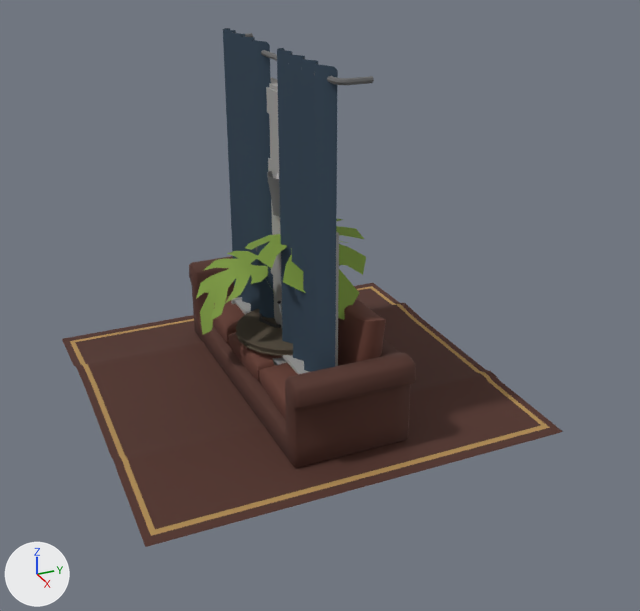
One commit to the glTF model public/scene/living-room.glb: the scene before it, then after it.
Rendered twice from a 50 mm lens placed at (4.98, -2.01, 3.01), pointed at (0.28, 0.1, 0.66). Arrows for +X, +Y and +Z are at lower left; the lights stay in place. The older version comes first. Vertices at exactly the same position are counted once.

The older version as bpy lines, for what is in view:
```python
me_coffee_table = bpy.data.meshes.new('coffee_table')
me_coffee_table.from_pydata(...)  # 300 vertices, 592 faces; spans x -0.355..0.355, y -0.355..0.355, z 0.0..0.42
me_coffee_table.materials.append(mat_wood)  # brown #554b3c
me_houseplant = bpy.data.meshes.new('houseplant')
me_houseplant.from_pydata(...)  # 195 vertices, 245 faces; spans x -0.616..0.616, y -0.556..0.556, z 0.0..1.15
# faces by material slot: [86, 6, 153]
me_houseplant.materials.append(mat_black)  # black #2f2f2f
me_houseplant.materials.append(mat_brown)  # brown #554b3c
me_houseplant.materials.append(mat_plant_green)  # green #7b983a
me_rug = bpy.data.meshes.new('rug')
me_rug.from_pydata(...)  # 60 vertices, 98 faces; spans x -1.3..1.3, y -1.34..1.34, z 0.0..0.03
# faces by material slot: [58, 40]
me_rug.materials.append(mat_rug_main)  # brown #512f25
me_rug.materials.append(mat_rug_trim)  # brown #b18c52
ob_coffee_table = bpy.data.objects.new('coffee_table', me_coffee_table)
ob_coffee_table.location = (0.0, 0.0, 0.0)
ob_houseplant = bpy.data.objects.new('houseplant', me_houseplant)
ob_houseplant.location = (0.0, 0.0, 0.0)
ob_rug = bpy.data.objects.new('rug', me_rug)
ob_rug.location = (0.0, 0.0, 0.0)
# also in view: 'couch' at (0.0, 0.0, 0.4); 'door' at (0.0, 0.0, 1.0); 'curtains' at (0.0, 0.0, 1.12)
```
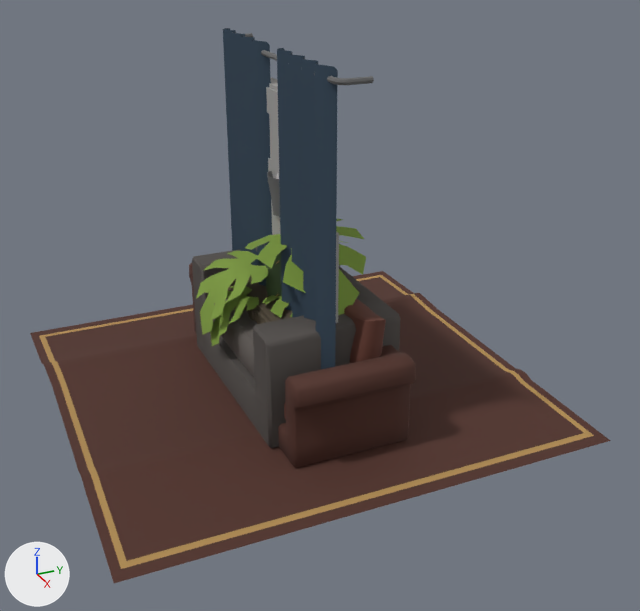
Patch to the scene script:
```diff
--- a/public/scene/living-room.glb.py
+++ b/public/scene/living-room.glb.py
@@ mat_wood_light @@
+mat_wood_light = principled_material('Wood_Light')
+mat_wood_light.base_color = (0.148, 0.114, 0.0708)  # brown #6b5f4b
+mat_wood_light.roughness = 0.85
@@ mat_wood_dark @@
+mat_wood_dark = principled_material('Wood_Dark')
+mat_wood_dark.base_color = (0.044, 0.0324, 0.0252)  # brown #3b322c
+mat_wood_dark.roughness = 0.85
@@ mat_loveseat_main @@
+mat_loveseat_main = principled_material('Loveseat_Main')
+mat_loveseat_main.base_color = (0.126, 0.11, 0.1)  # dark grey #635d59
+mat_loveseat_main.roughness = 0.85
@@ mat_loveseat_base @@
+mat_loveseat_base = principled_material('Loveseat_Base')
+mat_loveseat_base.base_color = (0.0788, 0.0694, 0.0635)  # dark grey #4f4a47
+mat_loveseat_base.roughness = 0.85
@@ me_rug @@
 # used by ob_rug; location = (0.0, 0.0, 0.0)
-me_rug.from_pydata(...)  # 60 vertices, 98 faces; spans x -1.3..1.3, y -1.34..1.34, z 0.0..0.03
+me_rug.from_pydata(...)  # 60 vertices, 98 faces; spans x -1.5..1.5, y -1.54..1.54, z 0.0..0.04
+# me_rug part 1: the whole mesh is scaled about its middle by 1.15
 me_rug.materials.append(mat_rug_main)
@@ me_plant_bushy @@
+me_plant_bushy.from_pydata(...)  # 391 vertices, 449 faces; spans x -0.496..0.496, y -0.519..0.519, z 0.0..0.75
+# faces by material slot: [86, 6, 357]
+me_plant_bushy.materials.append(mat_black)  # black #2f2f2f
+me_plant_bushy.materials.append(mat_brown)  # brown #554b3c
+me_plant_bushy.materials.append(mat_plant_green)  # green #7b983a
@@ me_plant_tall @@
+me_plant_tall.from_pydata(...)  # 274 vertices, 412 faces; spans x -0.213..0.213, y -0.21..0.21, z 0.0..1.05
+# faces by material slot: [86, 6, 128, 192]
+me_plant_tall.materials.append(mat_black)  # black #2f2f2f
+me_plant_tall.materials.append(mat_brown)  # brown #554b3c
+me_plant_tall.materials.append(mat_darkgreen)  # dark green #4b623e
+me_plant_tall.materials.append(mat_lightorange)  # brown #b18c52
@@ me_sideboard @@
+me_sideboard.from_pydata(...)  # 232 vertices, 404 faces; spans x -0.675..0.675, y -0.27..0.27, z 0.0..0.654
+# faces by material slot: [92, 20, 292]
+me_sideboard.materials.append(mat_wood)  # brown #554b3c
+me_sideboard.materials.append(mat_wood_dark)  # brown #3b322c
+me_sideboard.materials.append(mat_wood_light)  # brown #6b5f4b
@@ me_loveseat @@
+me_loveseat.from_pydata(...)  # 230 vertices, 452 faces; spans x -0.75..0.75, y -0.44..0.44, z 0.0..0.74
+# faces by material slot: [292, 160]
+me_loveseat.materials.append(mat_loveseat_base)  # dark grey #4f4a47
+me_loveseat.materials.append(mat_loveseat_main)  # dark grey #635d59
@@ ob_plant_bushy @@
+ob_plant_bushy = bpy.data.objects.new('plant_bushy', me_plant_bushy)
+ob_plant_bushy.location = (0.0, 0.0, 0.0)
@@ ob_plant_tall @@
+ob_plant_tall = bpy.data.objects.new('plant_tall', me_plant_tall)
+ob_plant_tall.location = (0.0, 0.0, 0.0)
@@ ob_sideboard @@
+ob_sideboard = bpy.data.objects.new('sideboard', me_sideboard)
+ob_sideboard.location = (0.0, 0.0, 0.0)
@@ ob_loveseat @@
+ob_loveseat = bpy.data.objects.new('loveseat', me_loveseat)
+ob_loveseat.location = (0.0, 0.0, 0.0)
```

Pixel boxes [x1, y1, x2, y2] of what changed, in the pictures (640 x 611 px):
'rug', rescaled (16% wider, 18% taller)
    before: [62, 283, 563, 547]
    after: [30, 271, 611, 583]
'loveseat', added
    after: [192, 250, 401, 448]
    faces in mat_loveseat_base (dark grey #4f4a47): [192, 250, 401, 448]
    faces in mat_loveseat_main (dark grey #635d59): [213, 298, 257, 379]
'plant_bushy', added
    after: [210, 286, 293, 346]
'sideboard', added
    after: [228, 276, 293, 324]
    faces in mat_wood (brown #554b3c): [230, 276, 293, 323]
'plant_tall', added
    after: [265, 252, 282, 301]
    faces in mat_darkgreen (dark green #4b623e): [265, 252, 282, 301]
'coffee_table', unchanged, covered by the edit
    before: [236, 309, 293, 356]
